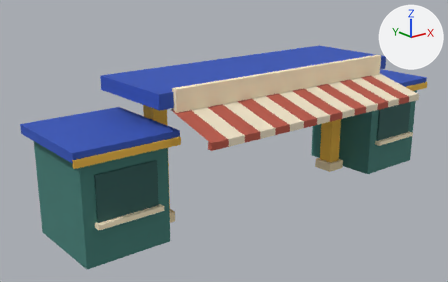
The glTF model assets/models/park/entry.glb as it was, and as the next commit left it.
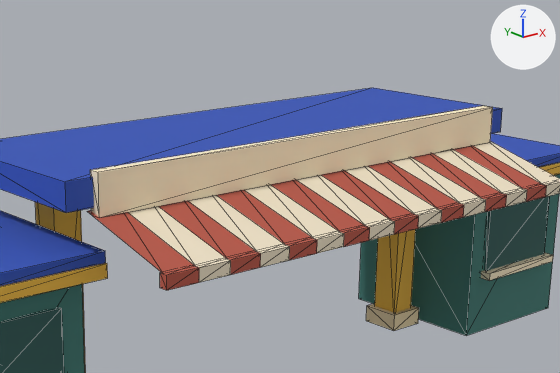
Old and new are each drawn whole from a camera (50 mm lens) standing at (-11.65, -13.16, 7.07) and looking at (-1.18, -0.07, 1.83) and again close up on the part from 28% to 93% of the width and 0% to 69% of the height. Every picture has the same lights, and +X, +Y and +Z are marked at upper right. The first two pictures are the older version. The close-ups show mesh edges as thin lines. Vertices at exactly the same position are counted once.

Objects in the first close-up: 'entry'.
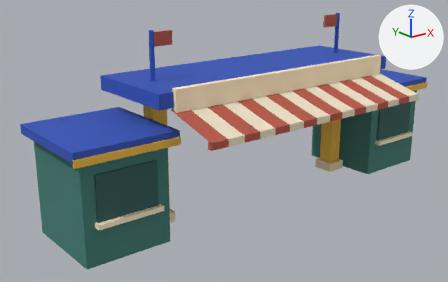
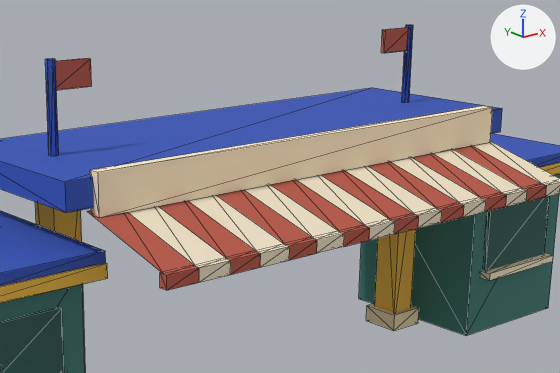
The change, as a list of edits to the scene's bpy script:
```text
Change me_entry:
    used by ob_entry; location = (0.0, 0.0, 0.0)
    remove me_entry.from_pydata(...)  # 262 vertices, 416 faces; spans x -6.38..6.38, y -2.91..1.45, z 0.0..3.93
    add me_entry.from_pydata(...)  # 302 vertices, 480 faces; spans x -6.38..6.38, y -2.91..1.45, z 0.0..5.1
    me_entry part 1: a new loose piece, a 6-sided cylinder along z spanning x -3.48..-3.36, y -0.06..0.06, z 3.85..5.1, in mat_blue (blue #3154bb)
    me_entry part 2: a new loose piece, a 6-sided cylinder along z spanning x 3.36..3.48, y -0.06..0.06, z 3.85..5.1, in mat_blue (blue #3154bb)
    me_entry part 3: a new loose piece, a box spanning x -3.42..-2.82, y -0.032..0.032, z 4.7..5.06, in mat_brick (red #bb5948)
    me_entry part 4: a new loose piece, a box spanning x 2.82..3.42, y -0.032..0.032, z 4.7..5.06, in mat_brick (red #bb5948)
```

Where the change shows, as pixel boxes [x1, y1, x2, y2] in the close-ups (560 x 373 px):
'entry', reshaped: before [0, 88, 560, 373]; after [0, 25, 560, 373]
part 1 of me_entry, added (blue): after [45, 58, 59, 156]
part 2 of me_entry, added (blue): after [402, 25, 413, 103]
part 3 of me_entry, added (red): after [56, 58, 92, 90]
part 4 of me_entry, added (red): after [381, 28, 408, 53]
